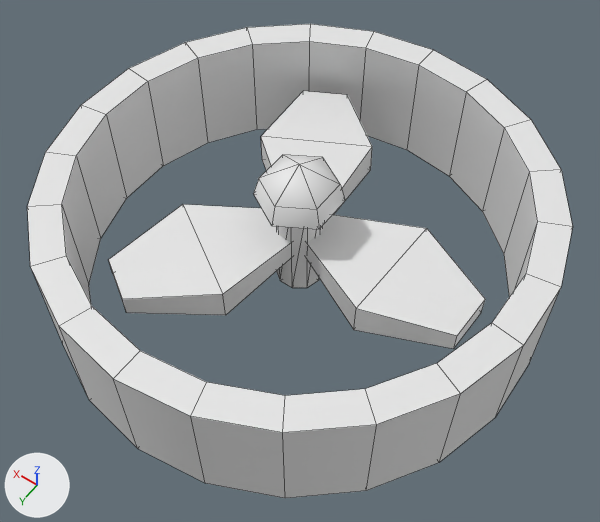
Renders of the FBX model Drone-3D/Assets/Models/BlowerModelAnim.fbx from each side of a commit.
Rendered twice from a 50 mm camera at (-1.26, 1.759, 2.825) aimed at (-0.075, 0.101, 0.218). The axes (+X, +Y, +Z) are drawn at lower left. The lights are the same throughout. Both versions are drawn at frame 51 of the action 'Take 001'; the numbers are the values there. Mesh edges are drawn as thin lines.

In view in the first picture: 'Center', 'Loop1', 'Loop2', 'Loop3', 'Ring', 'Sphere001'.
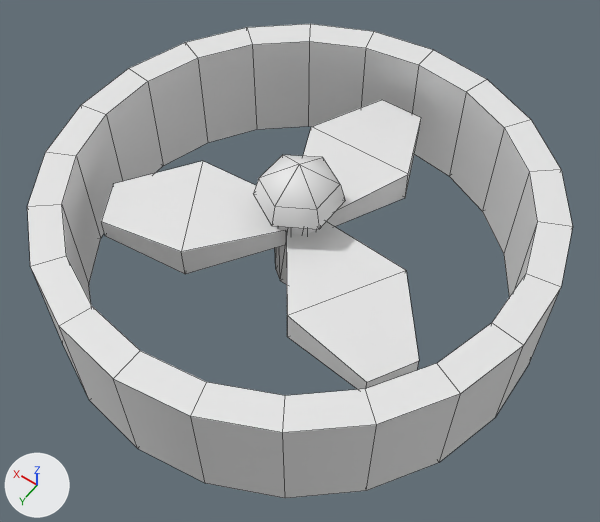
Patch to the scene script:
```diff
--- a/Drone-3D/Assets/Models/BlowerModelAnim.fbx.py
+++ b/Drone-3D/Assets/Models/BlowerModelAnim.fbx.py
@@ me_mesh_002 @@
 me_mesh_002.from_pydata(...)  # 12 vertices, 10 faces; spans x -10.5..18.1, y -9.6..9.5, z -1.0..4.5
 # used by ob_loop1; parent = ob_group001; location = (6.398, 0.0345, -1.746)
+# me_mesh_002 part 1: the whole mesh is moved by (12.3, 0.0, 0.0)
@@ me_mesh_003 @@
 me_mesh_003.from_pydata(...)  # 12 vertices, 10 faces; spans x -10.5..18.1, y -9.6..9.5, z -1.0..4.5
 # used by ob_loop2; parent = ob_group001; location = (-12.03, -10.63, -1.738); rotation_euler = (0.0, 0.0, -2.09), in degrees (0, 0, -120)
+# me_mesh_003 part 2: the whole mesh is moved by (12.3, -0.1, 0.0)
@@ me_mesh_004 @@
 me_mesh_004.from_pydata(...)  # 12 vertices, 10 faces; spans x -10.5..18.1, y -9.6..9.5, z -1.0..4.5
 # used by ob_loop3; parent = ob_group001; location = (-12.01, 10.65, -1.762); rotation_euler = (0.0, 0.0, 2.094), in degrees (0, 0, 120)
+# me_mesh_004 part 3: the whole mesh is turned 120 degrees about the z axis through its middle, then moved by (-11.8, 14.0, 0.0)
@@ ob_loop1 @@
 ob_loop1 = bpy.data.objects.new('Loop1', me_mesh_002)
-ob_loop1.parent = ob_group001
-ob_loop1.location = (6.398, 0.0345, -1.746)
+ob_loop1.parent = ob_loops
+ob_loop1.location = (0.0, 0.0, 0.0)
@@ ob_loop2 @@
 ob_loop2 = bpy.data.objects.new('Loop2', me_mesh_003)
-ob_loop2.parent = ob_group001
-ob_loop2.location = (-12.03, -10.63, -1.738)
+ob_loop2.parent = ob_loops
+ob_loop2.location = (0.0, 0.0, 0.0)
 ob_loop2.rotation_euler = (0.0, 0.0, -2.09)  # degrees (0, 0, -120)
@@ ob_loop3 @@
 ob_loop3 = bpy.data.objects.new('Loop3', me_mesh_004)
-ob_loop3.parent = ob_group001
-ob_loop3.location = (-12.01, 10.65, -1.762)
-ob_loop3.rotation_euler = (0.0, 0.0, 2.094)  # degrees (0, 0, 120)
+ob_loop3.parent = ob_loops
+ob_loop3.location = (0.0, 0.0, 0.0)
@@ ob_loops @@
+ob_loops = bpy.data.objects.new('Loops', None)
+ob_loops.location = (-0.000482, 0.0, 0.255)
+ob_loops.rotation_euler = (0.0, 0.0, -1.571)  # degrees (0, 0, -90)
+ob_loops.scale = (0.0254, 0.0254, 0.0254)
```

Pixel boxes [x1, y1, x2, y2] of what changed, in the pictures (600 x 522 px):
'Loop2', moved: before [109, 204, 292, 315]; after [286, 221, 419, 389]
'Loop1', moved: before [305, 215, 485, 349]; after [303, 100, 421, 226]
'Loop3', moved, turned: before [261, 91, 372, 215]; after [101, 161, 284, 274]
'Center', unchanged, covered by the edit: before [275, 223, 325, 288]; after [275, 226, 317, 284]
